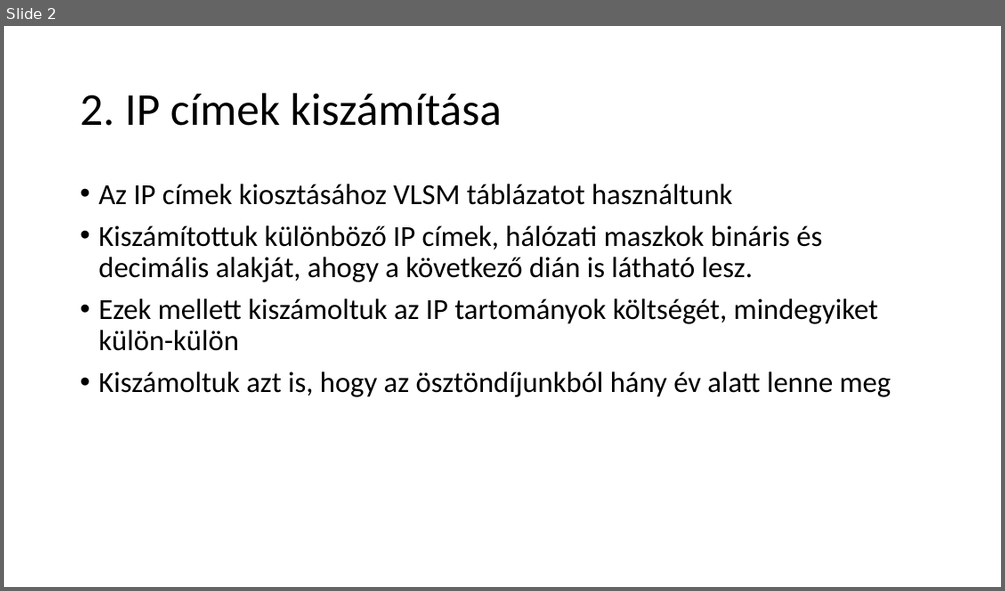
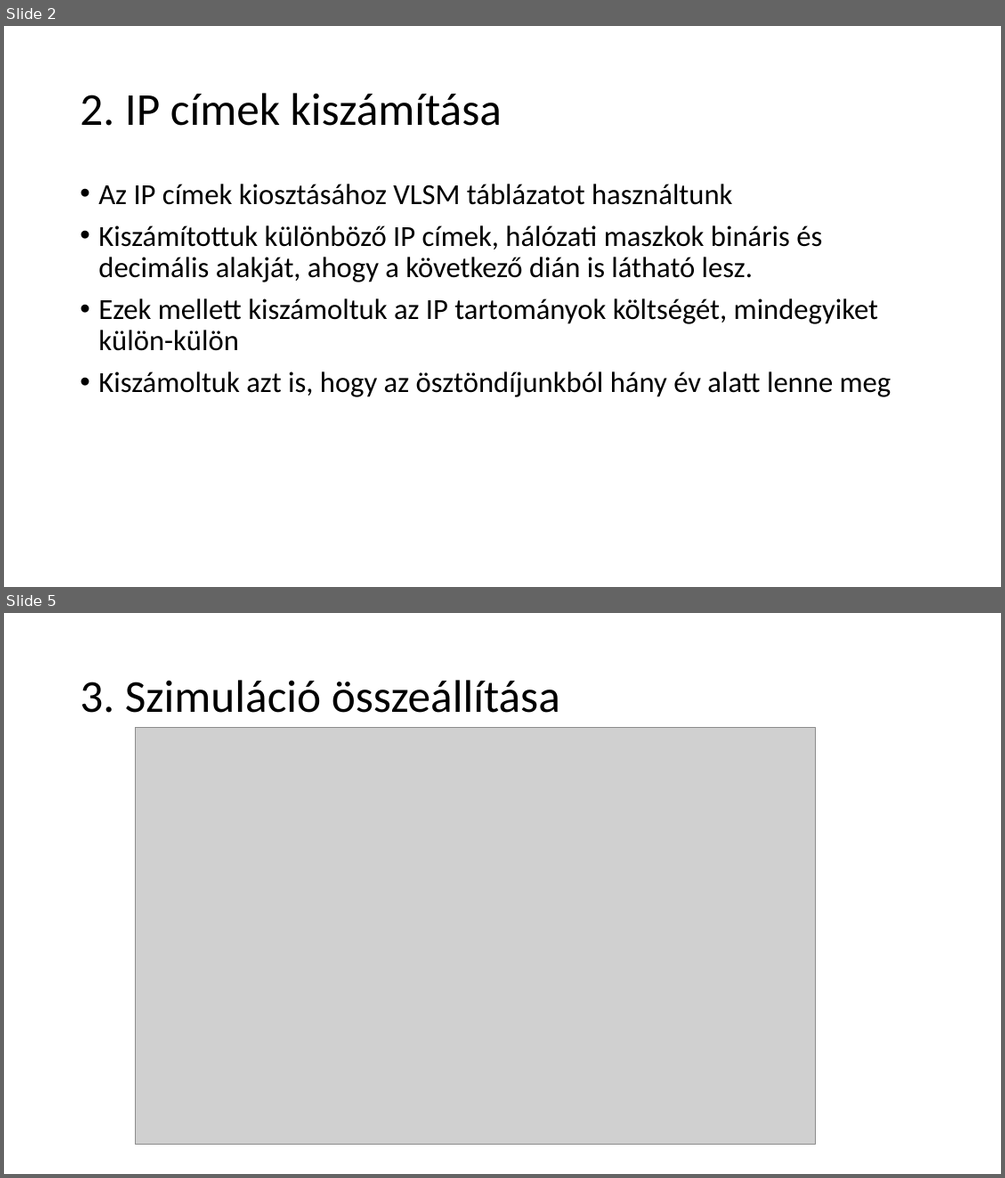
Before and after one commit to belain3d/halozatProjektek, a slide deck: 2-3-Projektmunka.pptx. Shown one above the other, each under a label of ours: slide 2 before the commit, slides 2 and 5 after it; the slides between them are not shown. The pictures are 1005x591 and 1005x1178 pixels, drawn with LibreOffice and Linux fonts; fonts in the diff are those of the drawing; grey boxes stand for pictures. Boxes give left, top, right and bottom in pixels: in the first picture for what was removed or moved away, otherwise in the second. Text is boxed around its words. In the diff, an @@ line names an element or a change of style, - is before the commit and + after.

```diff
--- a/2-3-Projektmunka.pptx
+++ b/2-3-Projektmunka.pptx
@@ slide 5 added at [4,613,1001,1174], background #FFFFFF @@
@@ title added at [80,680,560,713], 44 pt, text #000000 @@
+3. Szimuláció összeállítása
@@ picture added at [136,728,816,1144] @@
```
Also in this commit, not shown: 6 other slides added, 1 slide removed, 2 other files.
